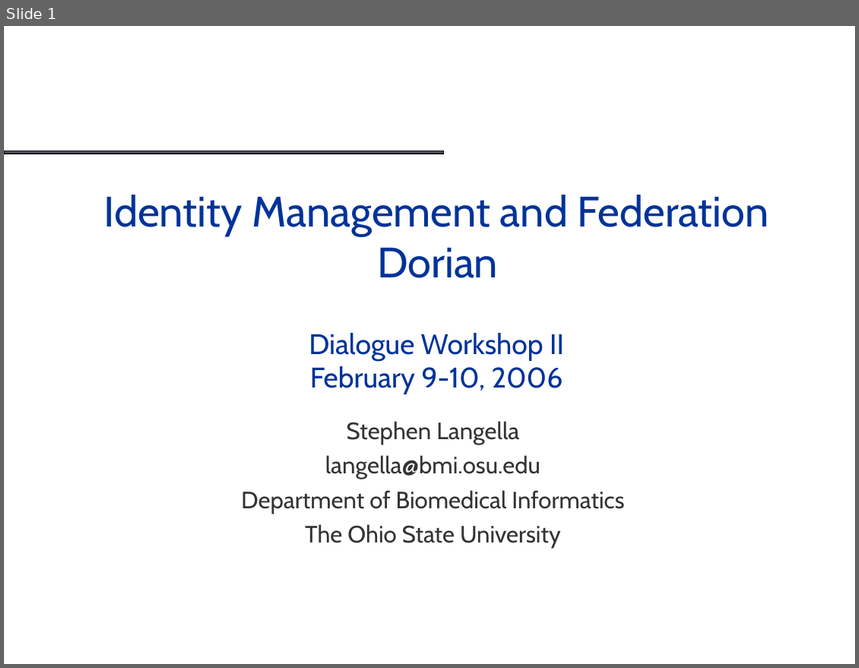
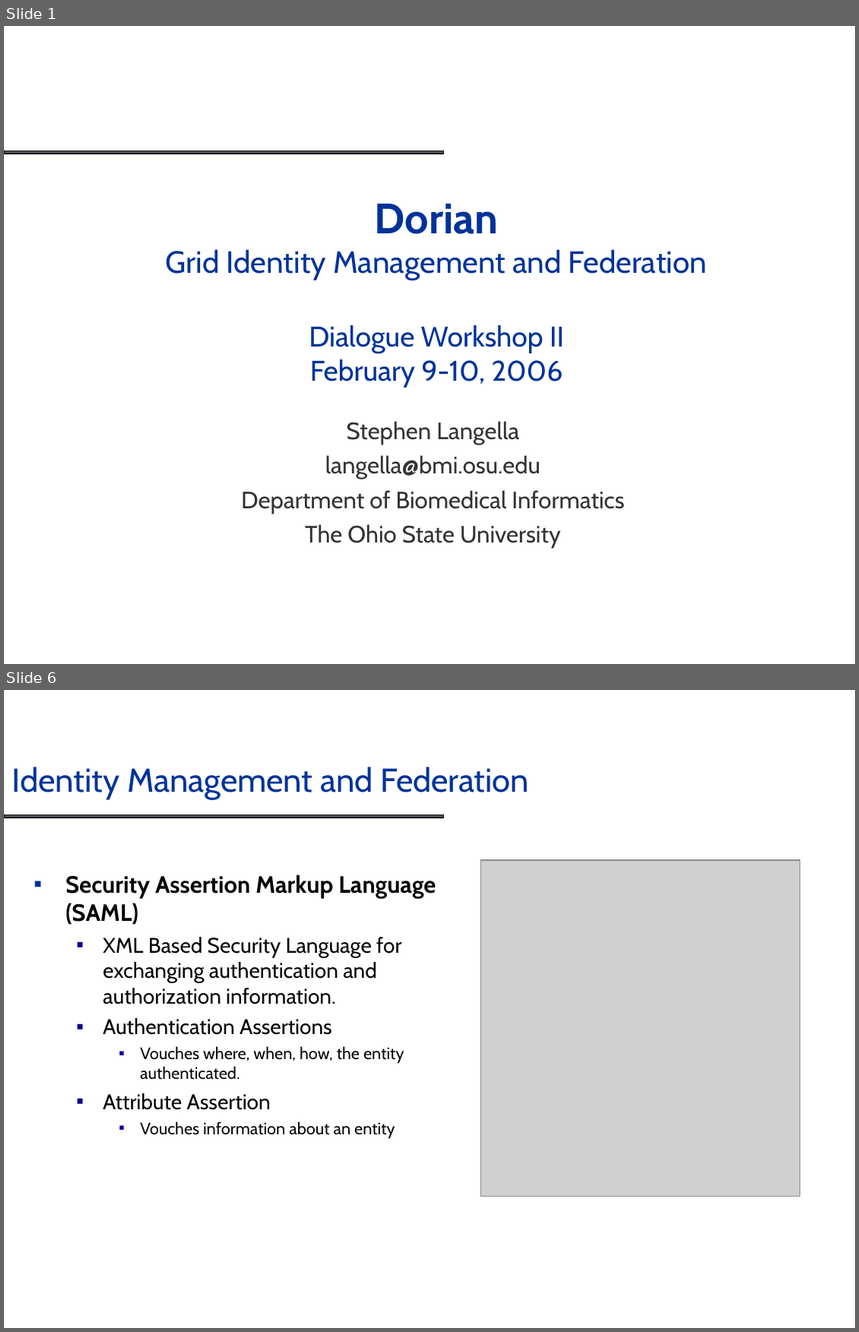
Before and after one commit to NCIP/cagrid-portal, a slide deck: cagrid-1-0/Documentation/presentations/dorian/Dorian_DIALOGUE2.ppt. Shown one above the other, each under a label of ours: slide 1 before the commit, slides 1 and 6 after it; the slides between them are not shown. The pictures are 859x668 and 859x1332 pixels, drawn with LibreOffice and Linux fonts; fonts in the diff are those of the drawing; grey boxes stand for pictures; background and template pictures are left out. Boxes give left, top, right and bottom in pixels: in the first picture for what was removed or moved away, otherwise in the second. Text is boxed around its words. In the diff, an @@ line names an element or a change of style, - is before the commit and + after.

```diff
--- a/cagrid-1-0/Documentation/presentations/dorian/Dorian_DIALOGUE2.ppt
+++ b/cagrid-1-0/Documentation/presentations/dorian/Dorian_DIALOGUE2.ppt
@@ slide 6 added at [4,690,855,1328], background #FFFFFF; not listed: 1 template element that a slide beside it also shows @@
@@ title added at [12,767,529,799], 28 pt, text #003399 @@
+Identity Management and Federation
@@ picture added at [481,860,800,1196] @@
@@ text added at [66,875,436,1138], 18 pt, text #070709 @@
+▪ Security Assertion Markup Language (SAML)
+  ▪ XML Based Security Language for exchanging authentication and authorization information.
+  ▪ Authentication Assertions
+    ▪ Vouches where, when, how, the entity authenticated.
+  ▪ Attribute Assertion
+    ▪ Vouches information about an entity
@@ slide 1 changed as well @@
@@ title at [166,203,707,388]: text changed; size 36 to 26 pt @@
-Identity Management and Federation
-Dorian
-Dialogue Workshop II
-February 9-10, 2006
+Dorian
+Grid Identity Management and Federation
+Dialogue Workshop II
+February 9-10, 2006
```
Also in this commit, not shown: 7 other slides added, 1 slide removed, 2 other files.
